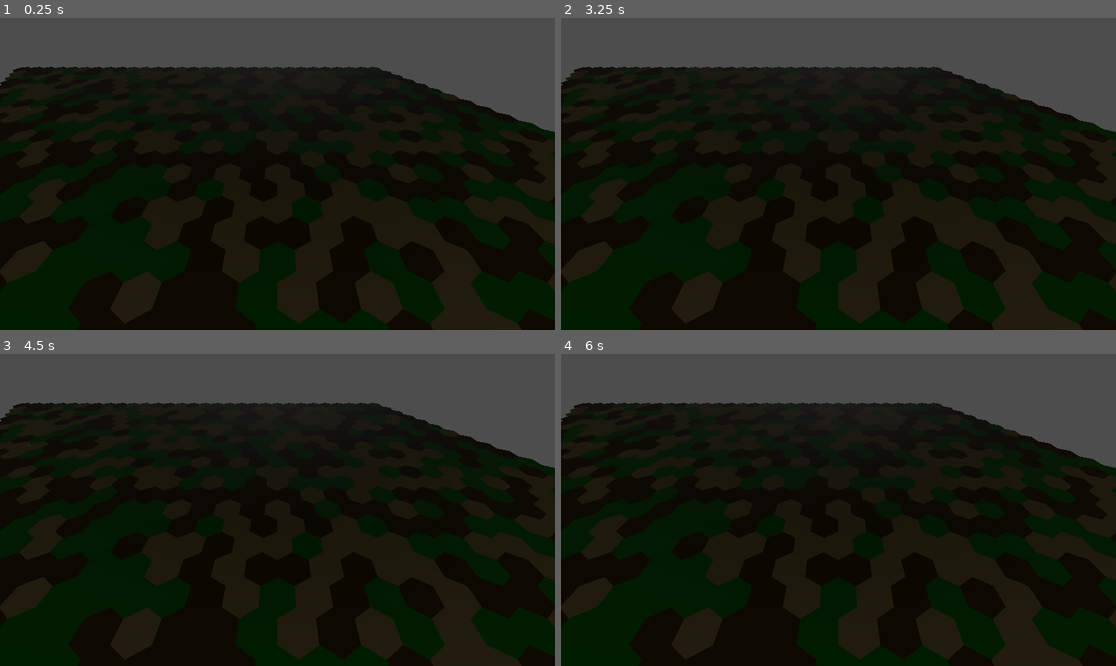
Above: before the commit, frames 1-4 (two rows, left to right).
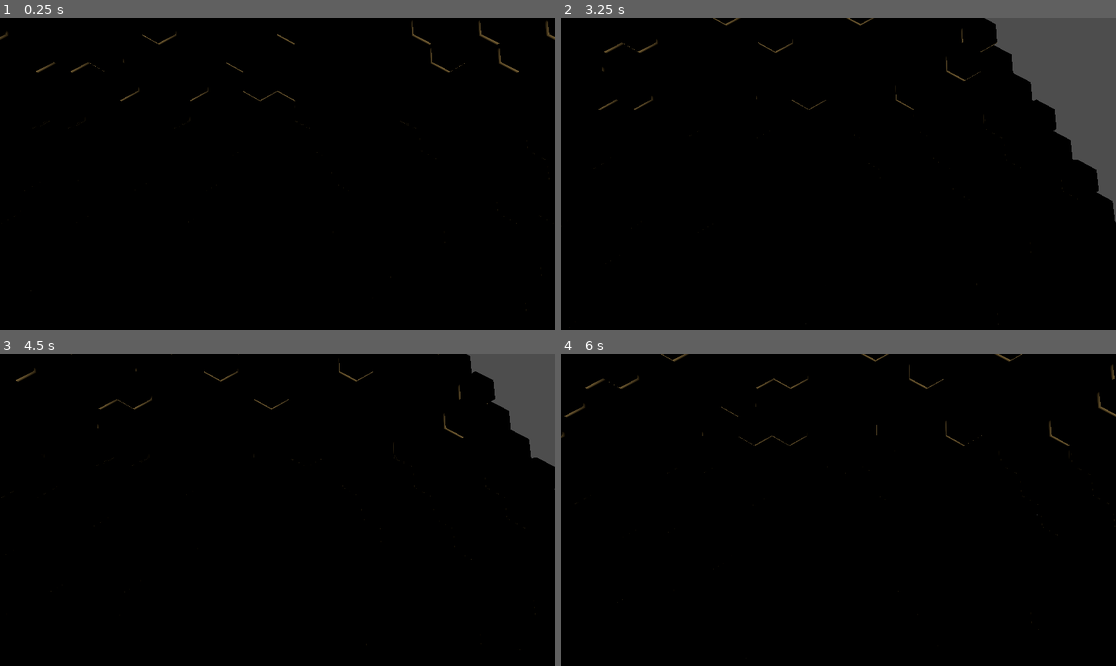
Above: after the commit, the same moments.

Repository: rfdickerson/tiles-game
Game: Godot game, scene res://map.tscn
Two runs of this game, one before a commit and one after it. Both use one fixed random seed, a clock stepped at 60 frames per second and the inputs below.
Inputs (mouse positions are in pixels of both pictures, inside the frame that each line leads up to):
- Up to frame 1 (0.25 s): no input
- Up to frame 2 (3.25 s): tap Enter at 0.5, 2 s; move the mouse to (960, 158) at 0.52 s; click (960, 158) at 0.67 s; tap Space at 1.25, 2.75 s; drag from (727, 189) to (810, 236) at 1.27 s; move the mouse to (894, 105) at 2.02 s; click (894, 105) at 2.17 s; drag from (810, 236) to (672, 127) at 2.77 s
- Up to frame 3 (4.5 s): tap Enter at 3.5 s; move the mouse to (444, 556) at 3.52 s; click (444, 556) at 3.67 s; tap Space at 4.25 s; drag from (111, 463) to (194, 432) at 4.27 s
- Up to frame 4 (6 s): move the mouse to (866, 510) at 5.02 s; click (866, 510) at 5.17 s; drag from (755, 432) to (727, 525) at 5.77 s

The runs differ from the first frame. In frame 1, 62% of the frame differs, in the area x 0-100%, y 0-100%; in frame 2, 57%; in frame 3, 59%; in frame 4, 62%.

Commit message:
drag camera

Diff:
--- /dev/null
+++ b/DragCamera.gd
@@ -0,0 +1,20 @@
+extends Camera3D
+
+@export var drag_speed: float = 0.05
+
+var dragging: bool = false
+
+func _input(event):
+	if event is InputEventMouseButton:
+		if event.button_index == MOUSE_BUTTON_LEFT:
+			dragging = event.pressed
+	elif event is InputEventMouseMotion and dragging:
+		# Use the mouse's relative motion to translate the camera.
+		# This example moves the camera in world XZ.
+		# Adjust if your camera is rotated differently.
+		var delta = event.relative
+		# Update the camera's position:
+		# Note: The negative sign on delta.x ensures that moving the mouse right
+		# moves the camera to the right, etc.
+		position.x -= delta.x * drag_speed
+		position.z += delta.y * drag_speed
--- a/HexMap.gd
+++ b/HexMap.gd
@@ -18,12 +18,16 @@
 
 func setup_camera():
 	var camera = Camera3D.new()
+	camera.current = true
+	camera.set_script(preload("res://DragCamera.gd"))
+
+	var map_center = axial_to_world(map_width / 2, map_height / 2)
+	camera.position = map_center + Vector3(0, 10, -5)
+	#camera.look_at(map_center, Vector3.UP)
+	camera.rotation_degrees = Vector3(-85, 0, 0)
+
 	add_child(camera)
 
-	var map_center = axial_to_world(map_width / 2, map_height / 2)
-	camera.position = map_center + Vector3(0, 10, -10)
-	camera.look_at(map_center, Vector3.UP)
-	camera.current = true
 
 # Generates the hex map
 func _ready() -> void:
@@ -46,6 +50,7 @@
 				hex_tile.tile_type = "grassland"
 			elif production_yield >= 2:
 				hex_tile.tile_type = "hill"
+				hex_tile.position += Vector3(0, 0.2, 0);
 			else:
 				hex_tile.tile_type = "desert"
 
--- a/map.tscn
+++ b/map.tscn
@@ -8,5 +8,5 @@
 map_height = 30
 
 [node name="DirectionalLight3D" type="DirectionalLight3D" parent="."]
-light_angular_distance = 9.55
+transform = Transform3D(0.947768, 0, -0.318959, 0, 1, 0, 0.318959, 0, 0.947768, 0, 50, 10)
 shadow_enabled = true
